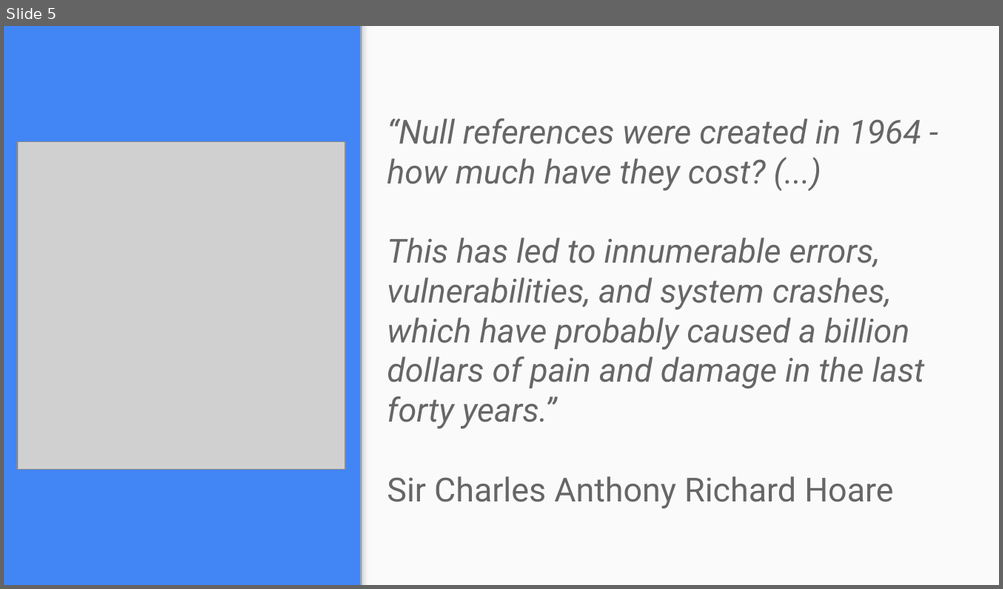
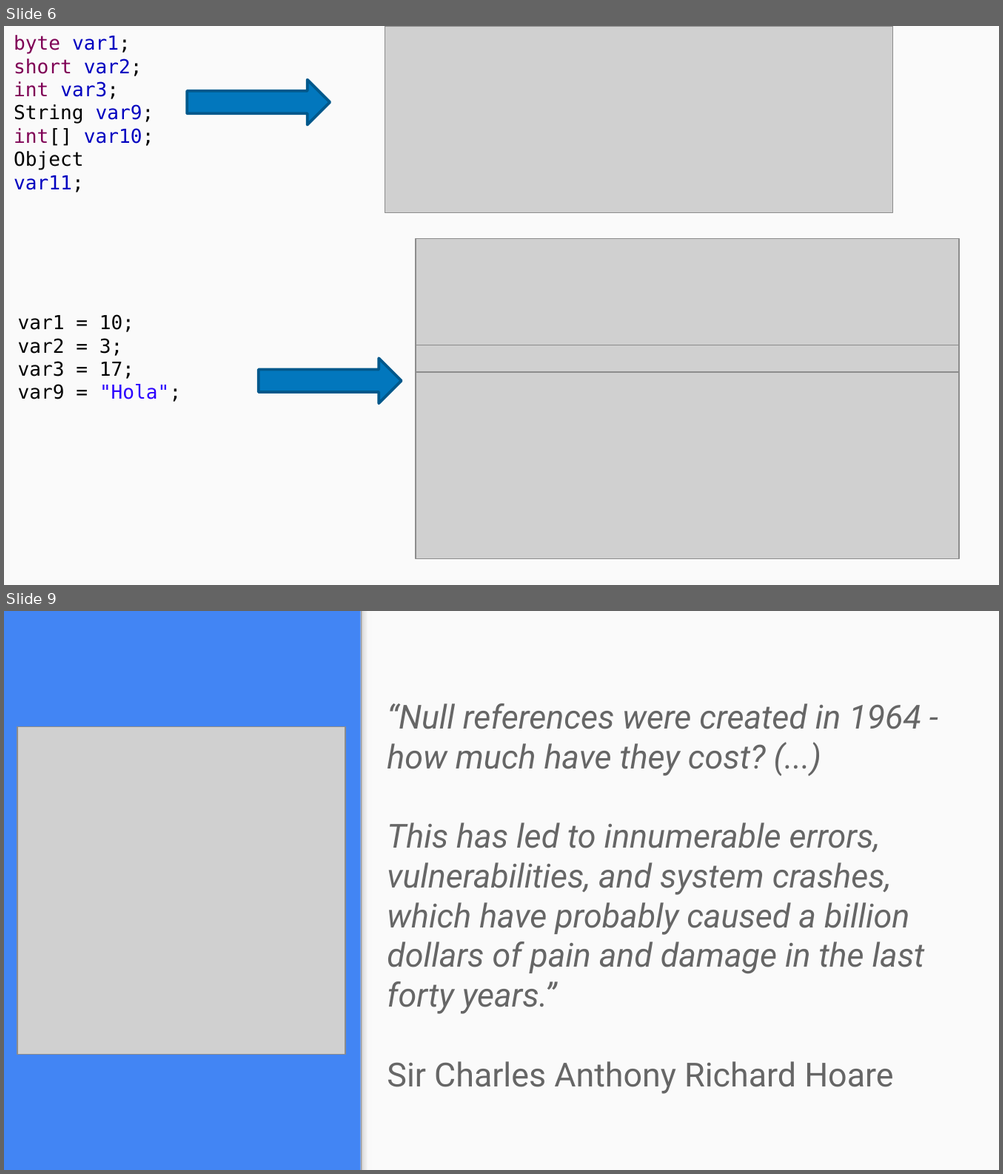
Before and after one commit to OMardil/INFO2, a slide deck: MOD05_Variables_tipo_referencia/01 Presentacion/INFO2_MOD05-Variables_Tipo_Referencia.pptx. Shown one above the other, each under a label of ours: slide 5 before the commit, slides 6 and 9 after it; the slides between them are not shown. The pictures are 1003x589 and 1003x1174 pixels, drawn with LibreOffice and Linux fonts; fonts in the diff are those of the drawing; grey boxes stand for pictures. Boxes give left, top, right and bottom in pixels: in the first picture for what was removed or moved away, otherwise in the second. Text is boxed around its words. In the diff, an @@ line names an element or a change of style, - is before the commit and + after.

```diff
--- a/MOD05_Variables_tipo_referencia/01 Presentacion/INFO2_MOD05-Variables_Tipo_Referencia.pptx
+++ b/MOD05_Variables_tipo_referencia/01 Presentacion/INFO2_MOD05-Variables_Tipo_Referencia.pptx
@@ slide 6 added at [4, 26, 999, 585], background #FAFAFA @@
@@ text added at [14, 35, 154, 170], 14 pt, text #0000C0 @@
+byte var1;
+short var2;
+int var3;
+String var9;
+int[] var10;
+Object var11;
@@ picture added at [385, 26, 893, 213] @@
@@ right arrow added at [187, 80, 330, 124], fill #0277BD, outline #01588C 2 pt @@
@@ picture added at [415, 239, 959, 346] @@
@@ text added at [18, 315, 181, 402], 14 pt, text #000000 @@
+var1 = 10;
+var2 = 3;
+var3 = 17;
+var9 = "Hola";
@@ right arrow added at [259, 358, 402, 403], fill #0277BD, outline #01588C 2 pt @@
@@ picture added at [415, 345, 959, 373] @@
@@ picture added at [415, 372, 959, 559] @@
@@ what was slide 5 is now slide 9 @@
```
Also in this commit, not shown: 5 slides changed, 10 other slides added, 1 slide removed, 14 other files.
